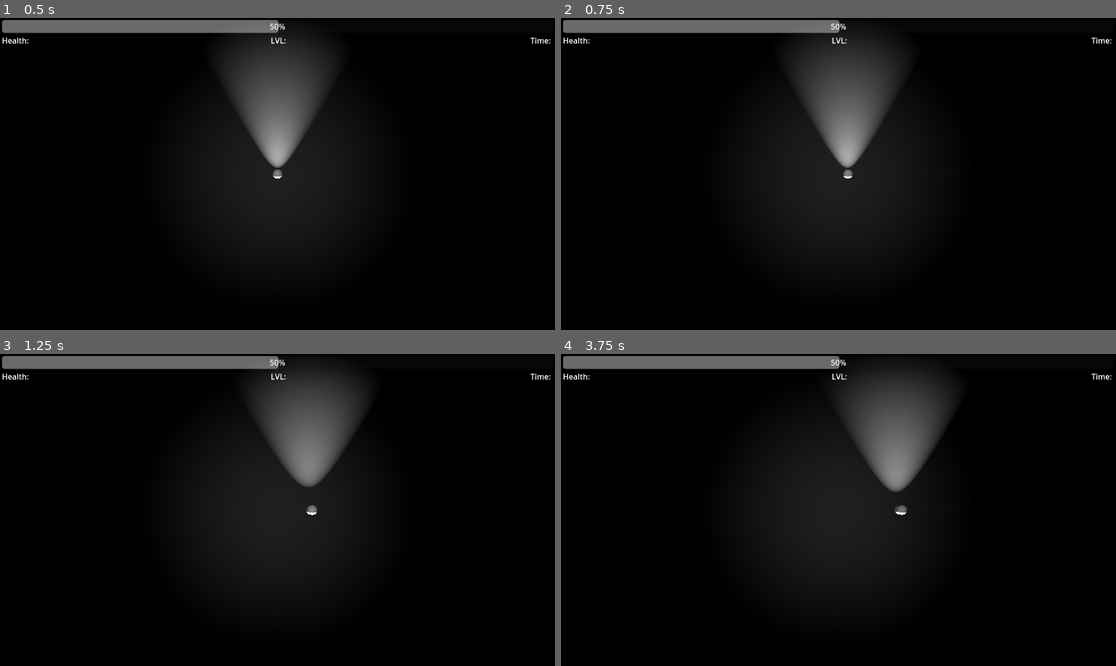
Above: before the commit, frames 1-4 (two rows, left to right).
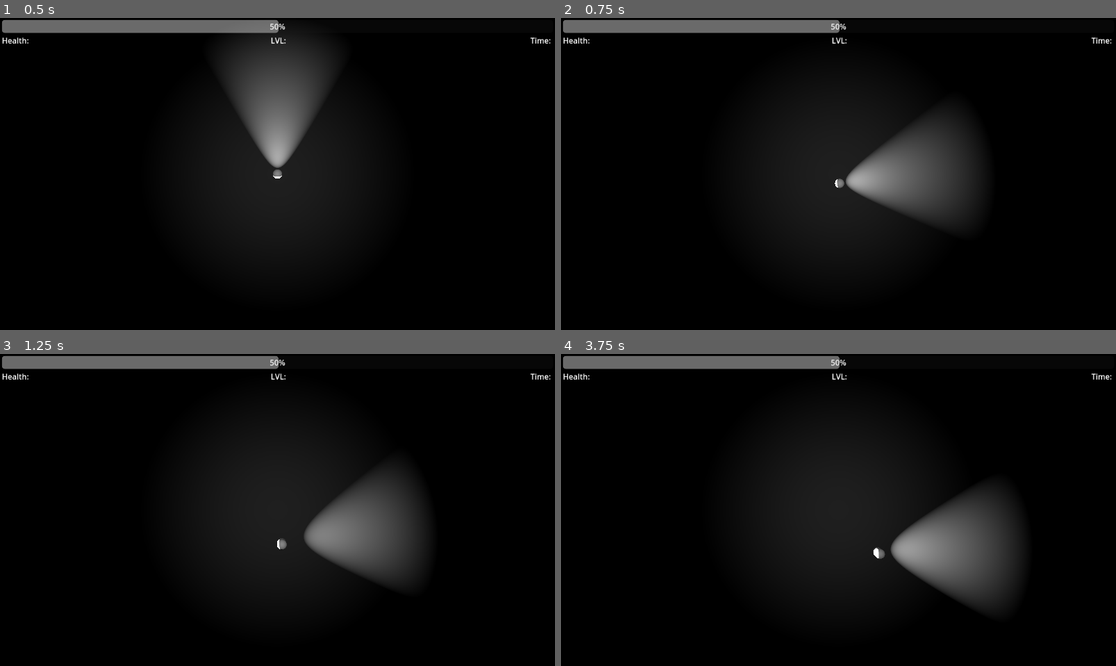
Above: after the commit, the same moments.

Repository: Knight-XAura/Illuminated-Ruler
Game: Godot game, scene res://world.tscn
Two runs of this game, one before a commit and one after it. Both use one fixed random seed, a clock stepped at 60 frames per second and the inputs below.
Inputs (mouse positions are in pixels of both pictures, inside the frame that each line leads up to):
- Up to frame 1 (0.5 s): no input
- Up to frame 2 (0.75 s): tap Enter at 0.5 s; move the mouse to (960, 158) at 0.52 s; hold D (move_right) from 0.53 s (still down)
- Up to frame 3 (1.25 s): keep holding D (move_right); tap Space (jump) at 0.77 s
- Up to frame 4 (3.75 s): move the mouse to (727, 525) at 1.27 s; release D (move_right) at 1.28 s; hold S (move_backward) 1.28-2.03 s; tap Space (jump) at 1.52, 3.02 s; move the mouse to (894, 441) at 2.02 s; hold D (move_right) 2.03-2.78 s; move the mouse to (810, 572) at 2.77 s; hold W (move_forward) 2.78-3.53 s; move the mouse to (1005, 556) at 3.52 s; hold A (move_left) from 3.53 s (still down)

Frame 1 is identical in both runs. In frame 2, 11% of the frame differs, in the area x 42-76%, y 5-66%; in frame 3, 11%; in frame 4, 12%, in the area x 50-83%, y 4-82%.

Commit message:
Character rotates

Diff:
--- a/CharacterBody3D.gd
+++ b/CharacterBody3D.gd
@@ -1,6 +1,7 @@
 extends CharacterBody3D
 
-
+@onready var camera: Camera3D = $Camera3D
+var ray_length: int = 2000
 # Get the gravity from the project settings to be synced with RigidBody nodes.
 var gravity: float = ProjectSettings.get_setting("physics/3d/default_gravity")
 
@@ -12,9 +13,15 @@
 const LOOK_SPEED: int = 10
 
 
-#func _input(event: InputEvent) -> void:
-	#if event is InputEventMouseMotion or event is InputEventScreenDrag:
-		#mouse_pos = viewport.get_mouse_position()
+func _input(event: InputEvent) -> void:
+	if event is InputEventMouseMotion or event is InputEventScreenDrag:
+		var mouse_pos = get_viewport().get_mouse_position()
+		var space = get_world_3d().direct_space_state
+		var ray_query = PhysicsRayQueryParameters3D.new()
+		ray_query.from = camera.project_ray_origin(mouse_pos)
+		ray_query.to = ray_query.from + camera.project_ray_normal(mouse_pos) * ray_length
+		var raycast_result = space.intersect_ray(ray_query)
+		look_at(raycast_result["position"])
 
 
 func _physics_process(delta: float) -> void:
